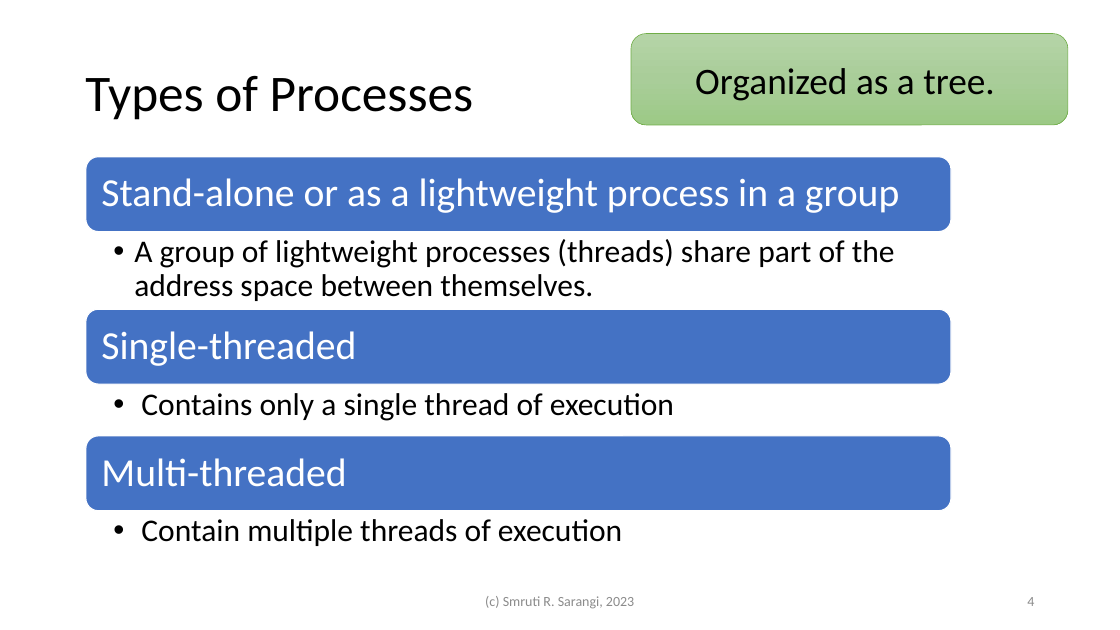
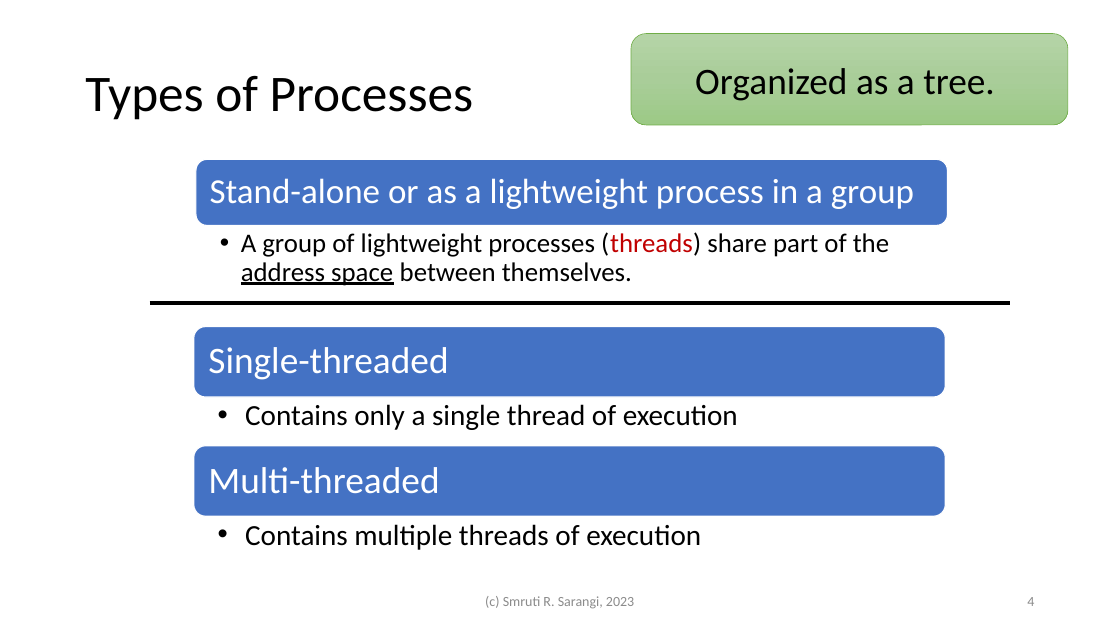
Before and after one commit to sarthak-panda/Sem6, a slide deck: slide 4 of COL331/LEC/3.processes.pptx. Drawn at 1120x630 pixels with LibreOffice and Linux fonts; fonts in the diff are those of the drawing. Boxes give left, top, right and bottom in pixels: in the first picture for what was removed or moved away, otherwise in the second. Text is boxed around its words. In the diff, an @@ line names an element or a change of style, - is before the commit and + after.

```diff
--- a/COL331/LEC/3.processes.pptx
+++ b/COL331/LEC/3.processes.pptx
@@ rounded rectangle: place and size @@
-rounded rectangle at (86, 157, 951, 232)
+rounded rectangle at (196, 160, 948, 226)
@@ text "Stand-alone or as a lightweight ...": place and size @@
-text "Stand-alone or as a lightweight ..." at (101, 178, 899, 213)
+text "Stand-alone or as a lightweight ..." at (210, 178, 914, 209)
@@ text "Stand-alone or as a lightweight ..." at (210, 178, 914, 209): size 34 to 30 pt; less space between paragraphs @@
@@ text "A group of lightweight processes ...": place and size @@
-text "A group of lightweight processes ..." at (134, 239, 895, 301)
+text "A group of lightweight processes ..." at (241, 232, 889, 286)
@@ text "A group of lightweight processes ..." at (241, 232, 889, 286): size 27 to 23 pt; text colour #000000 to #C00000 in "(threads)"; underline on in "address space" @@
@@ line added from (150, 303) to (1010, 303), #000000 3 pt @@
@@ rounded rectangle: place and size @@
-rounded rectangle at (86, 309, 951, 384)
+rounded rectangle at (194, 327, 946, 397)
@@ text "Single-threaded" at (208, 347, 448, 380): size 34 to 32 pt @@
@@ text "Single-threaded": place and size @@
-text "Single-threaded" at (101, 331, 356, 366)
+text "Single-threaded" at (208, 347, 448, 380)
@@ text "Contains only a single thread ...": place and size @@
-text "Contains only a single thread ..." at (141, 393, 674, 421)
+text "Contains only a single thread ..." at (245, 404, 738, 430)
@@ text "Contains only a single thread ..." at (245, 404, 738, 430): size 27 to 25 pt @@
@@ rounded rectangle: place and size @@
-rounded rectangle at (86, 436, 951, 511)
+rounded rectangle at (194, 446, 946, 517)
@@ text "Multi-threaded": place and size @@
-text "Multi-threaded" at (101, 458, 346, 487)
+text "Multi-threaded" at (208, 467, 439, 494)
@@ text "Multi-threaded" at (208, 467, 439, 494): size 34 to 32 pt @@
@@ text at (245, 524, 701, 550): text changed; size 27 to 25 pt @@
-  • Contain multiple threads of execution
+  • Contains multiple threads of execution
```
Also in this commit, not shown: 34 other slides changed, 7 slides added, 2 slides removed, 13 other files.
